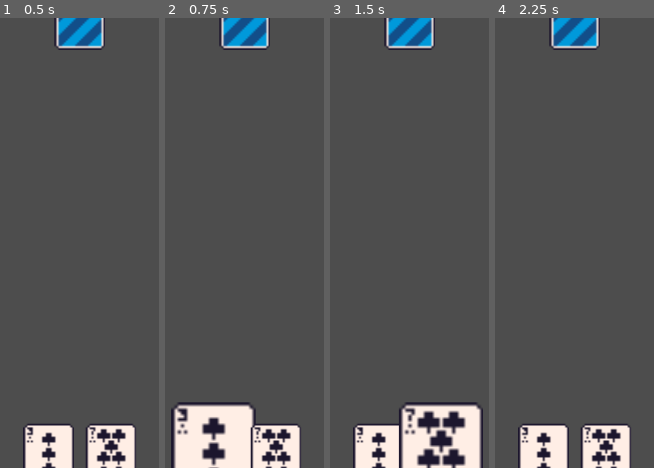
Above: before the commit, frames 1-4 (left to right).
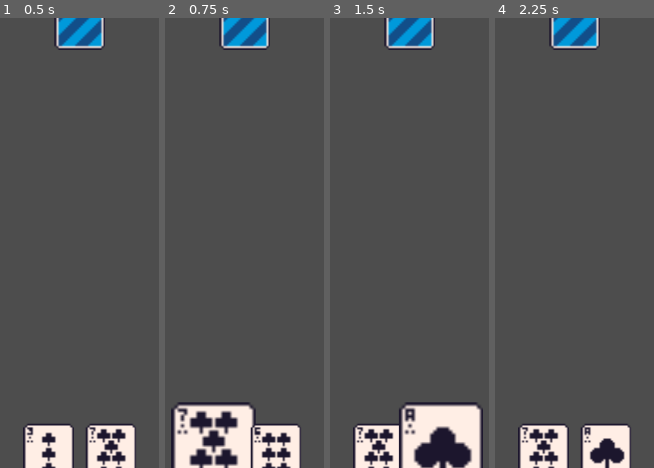
Above: after the commit, the same moments.

Repository: maxnovak/love-letter
Game: Godot game, scene res://table.tscn
The game is run twice, just before and just after one commit, with the same random seed, the same clock (stepped at 60 frames per second) and the same inputs.
Inputs (mouse positions are in pixels of both pictures, inside the frame that each line leads up to):
- Up to frame 1 (0.5 s): no input
- Up to frame 2 (0.75 s): tap Enter at 0.5 s; move the mouse to (214, 454) at 0.52 s; click (214, 454) at 0.67 s
- Up to frame 3 (1.5 s): tap Space at 1.25 s; move the mouse to (441, 454) at 1.27 s; click (441, 454) at 1.42 s
- Up to frame 4 (2.25 s): tap Enter at 2 s; move the mouse to (outside the picture) at 2.02 s; click (outside the picture) at 2.17 s

Frame 1 is identical in both runs. In frame 2, 4.0% of the frame differs, in the area x 7-80%, y 87-100%; in frame 3, 3.9%; in frame 4, 2.3%.

Commit message:
When clicking on a card add a new one to the hand

Diff:
--- a/PlayersHand.gd
+++ b/PlayersHand.gd
@@ -6,7 +6,20 @@
 	else:
 		card.scale = Vector2(3,3)
 
-func _on_Card_click(card):
-	# take action
-	if card == "priest":
+func _on_Card_click(cardType, cardToRemove):
+	if cardType == "priest":
 		$"../OpponentHand".get_child(0)._set_visible(true)
+
+	for card in self.get_children():
+		if card != cardToRemove:
+			card.position = Vector2(-50,0)
+
+	var newCard = get_parent().deck.pop_front()
+	newCard.position = Vector2(50,0)
+	newCard._set_visible(true)
+	self.add_child(newCard)
+
+	newCard.hover_over_card.connect(self._on_Card_hover_over_card.bind(newCard))
+	newCard.clicked_card.connect(self._on_Card_click.bind(newCard))
+
+	cardToRemove.queue_free()
--- a/Table.gd
+++ b/Table.gd
@@ -45,4 +45,4 @@
 	for card in $PlayersHand.get_children():
 		card.hover_over_card.connect($PlayersHand._on_Card_hover_over_card.bind(card))
 	for card in $PlayersHand.get_children():
-		card.clicked_card.connect($PlayersHand._on_Card_click)
+		card.clicked_card.connect($PlayersHand._on_Card_click.bind(card))
